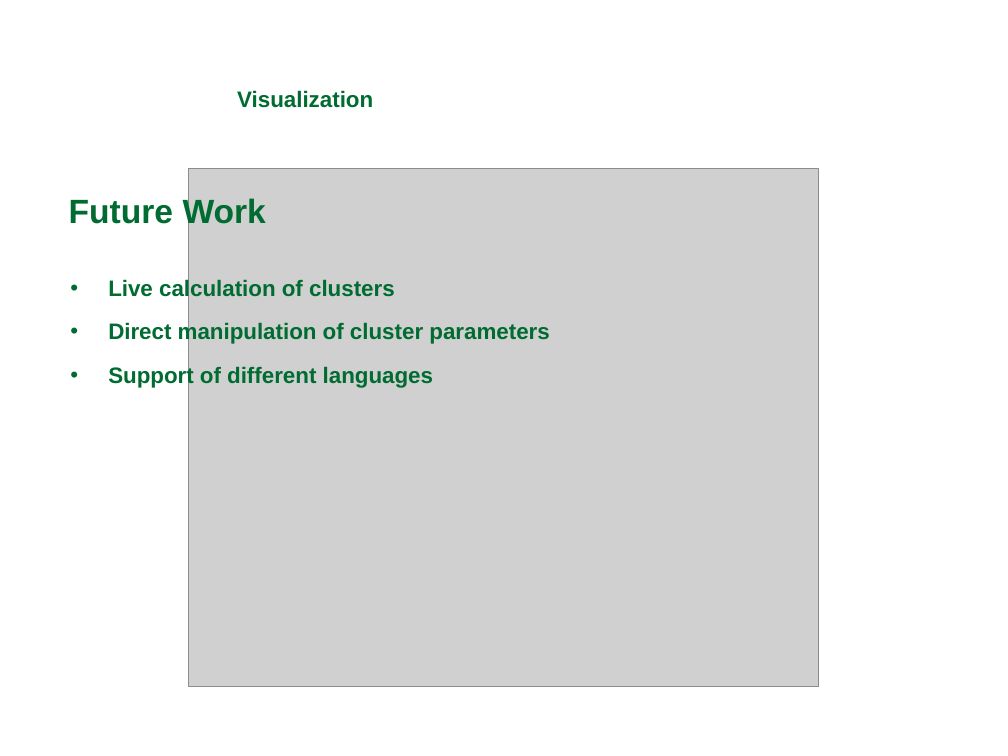
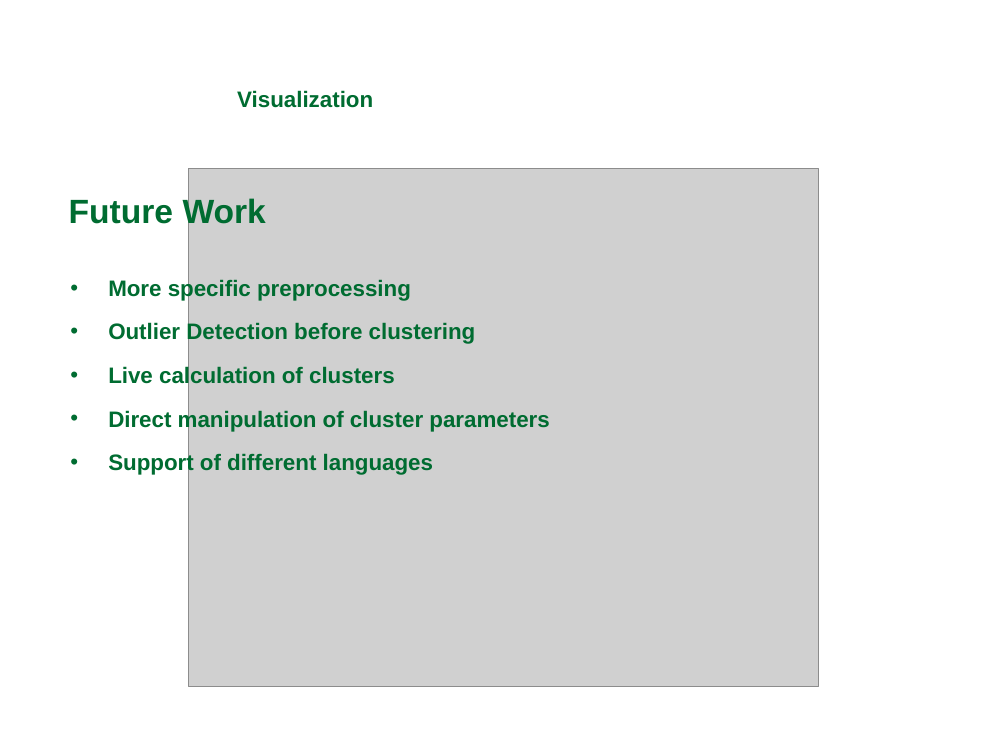
Before and after one commit to michaelprummer/datascience, a slide deck: slide 12 of finalPresentation.ppt (slide 13 before the commit). Drawn at 1008x756 pixels with LibreOffice and Linux fonts; fonts in the diff are those of the drawing; grey boxes stand for pictures; background and template pictures are left out. Boxes give left, top, right and bottom in pixels: in the first picture for what was removed or moved away, otherwise in the second. Text is boxed around its words. In the diff, an @@ line names an element or a change of style, - is before the commit and + after.

Commit message:
presentation

```diff
--- a/finalPresentation.ppt
+++ b/finalPresentation.ppt
@@ text at bbox=[108, 278, 476, 345]: paragraphs added @@
+• More specific preprocessing
+• Outlier Detection before clustering
```
Also in this commit, not shown: 1 other slide changed, 1 slide removed.
